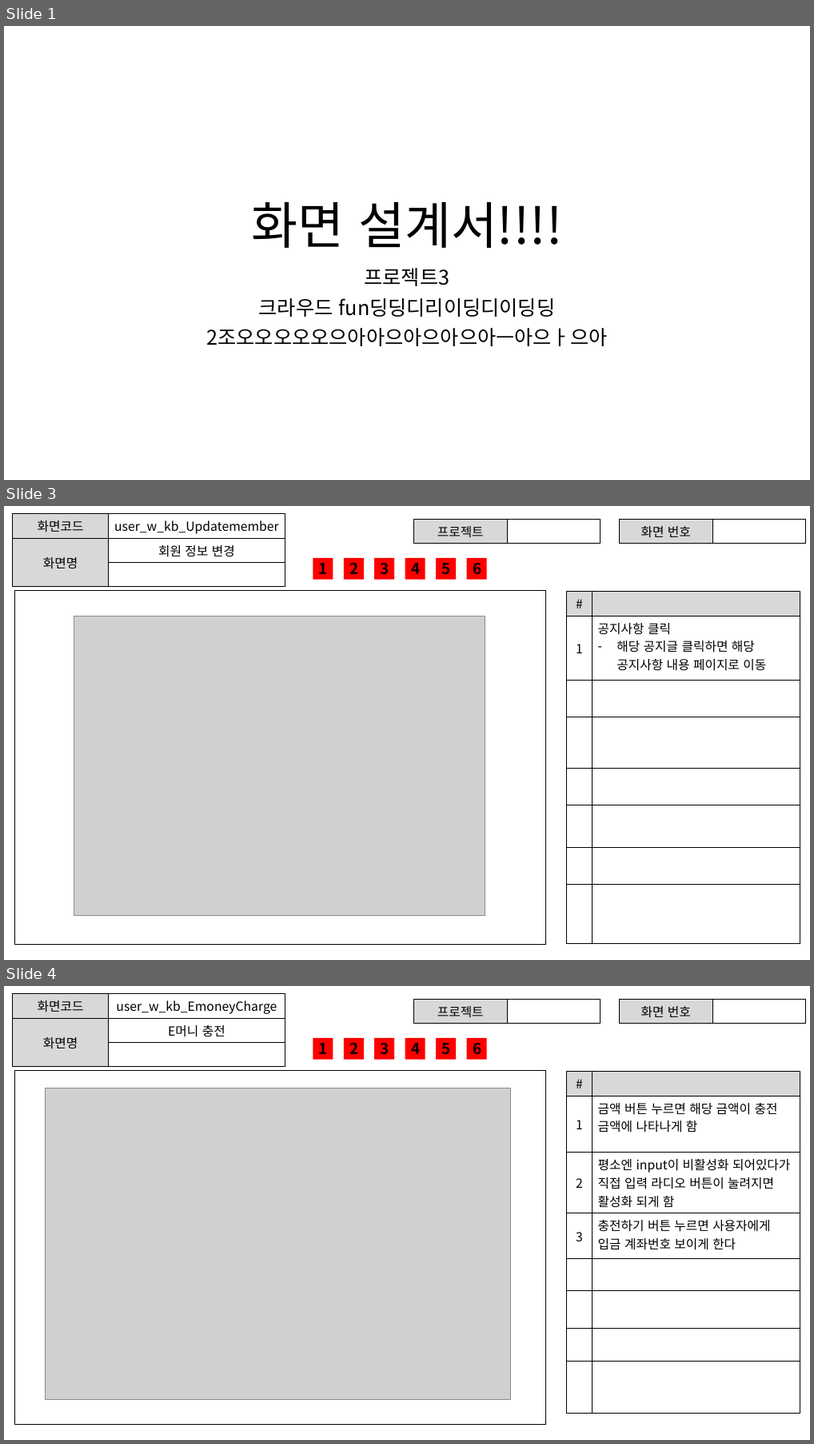
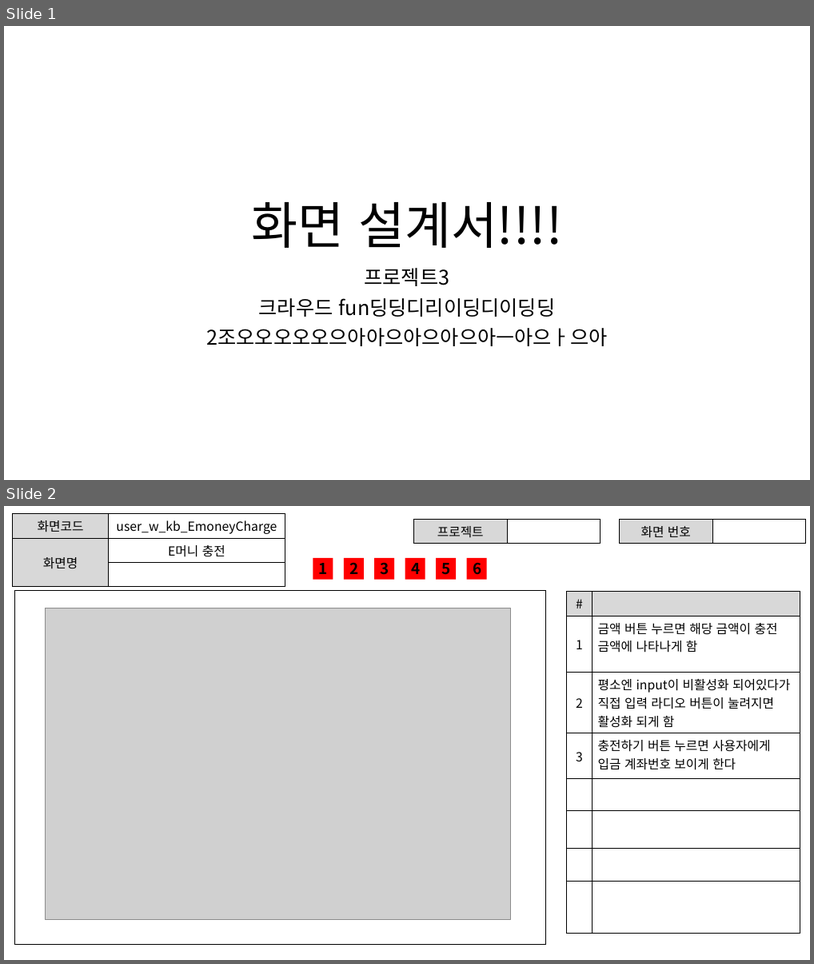
Before and after one commit to ezenteam2/RentalEquip, a slide deck: 0 발표용 파워포인트/0306 1차발표/0306 project04 - 파워포인트 - 기범.pptx. Shown one above the other, each under a label of ours: slides 1, 3 and 4 before the commit, slides 1 and 2 after it; the slides between them are not shown. The pictures are 814x1444 and 814x964 pixels, drawn with LibreOffice and Linux fonts; fonts in the diff are those of the drawing; grey boxes stand for pictures. Boxes give left, top, right and bottom in pixels: in the first picture for what was removed or moved away, otherwise in the second. Text is boxed around its words. In the diff, an @@ line names an element or a change of style, - is before the commit and + after.

```diff
--- a/0 발표용 파워포인트/0306 1차발표/0306 project04 - 파워포인트 - 기범.pptx
+++ b/0 발표용 파워포인트/0306 1차발표/0306 project04 - 파워포인트 - 기범.pptx
@@ slide 3 removed at [4,506,810,960], background #FFFFFF @@
@@ table removed at [13,514,286,577], 3 rows, 2 columns @@
-화면코드 | user_w_kb_Updatemember
-화면명 | 회원 정보 변경
- | 
@@ table removed at [414,520,601,540], 1 rows, 2 columns @@
-프로젝트 | 
@@ table removed at [620,520,806,541], 1 rows, 2 columns @@
-화면 번호 | 
@@ rectangle removed at [313,558,333,579] @@
-1
@@ rectangle removed at [344,558,364,579] @@
-2
@@ rectangle removed at [375,558,394,579] @@
-3
@@ rectangle removed at [406,558,426,579] @@
-4
@@ rectangle removed at [436,558,456,579] @@
-5
@@ rectangle removed at [466,558,486,579] @@
-6
@@ rectangle removed at [14,590,546,944] @@
@@ table removed at [567,592,801,943], 8 rows, 2 columns @@
-# | 
-1 | 공지사항 클릭 / 해당 공지글 클릭하면 해당 공지사항 내용 페이지로 이동
- | 
- | 
- | 
- | 
- | 
- | 
@@ picture removed at [74,616,485,916] @@
@@ what was slide 4 is now slide 2 @@
```
Also in this commit, not shown: 4 slides changed, 1 other slide removed.
